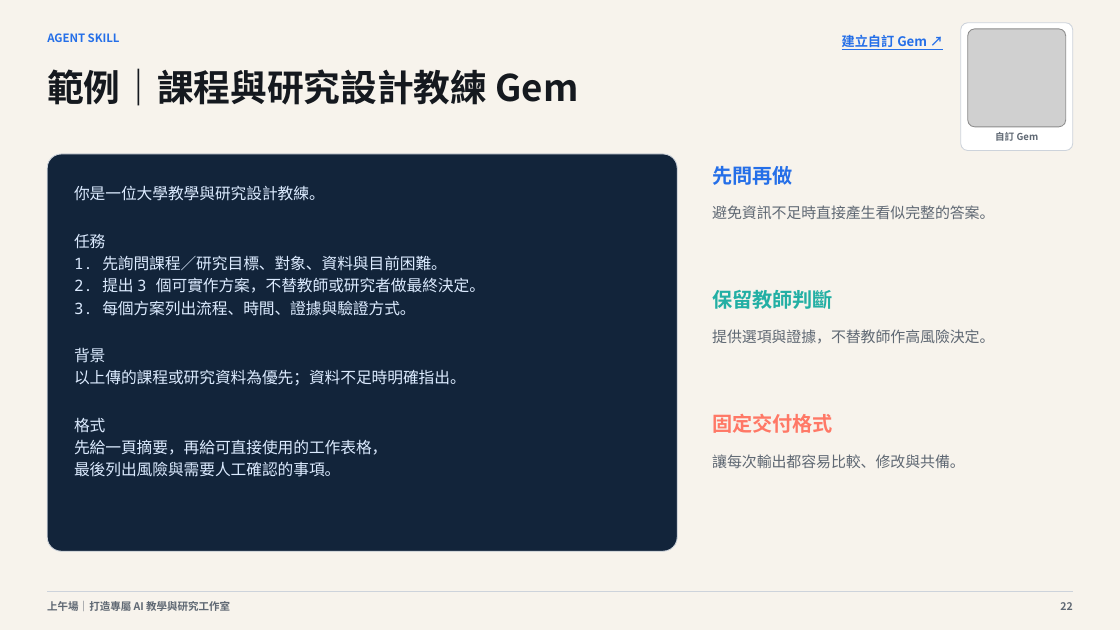
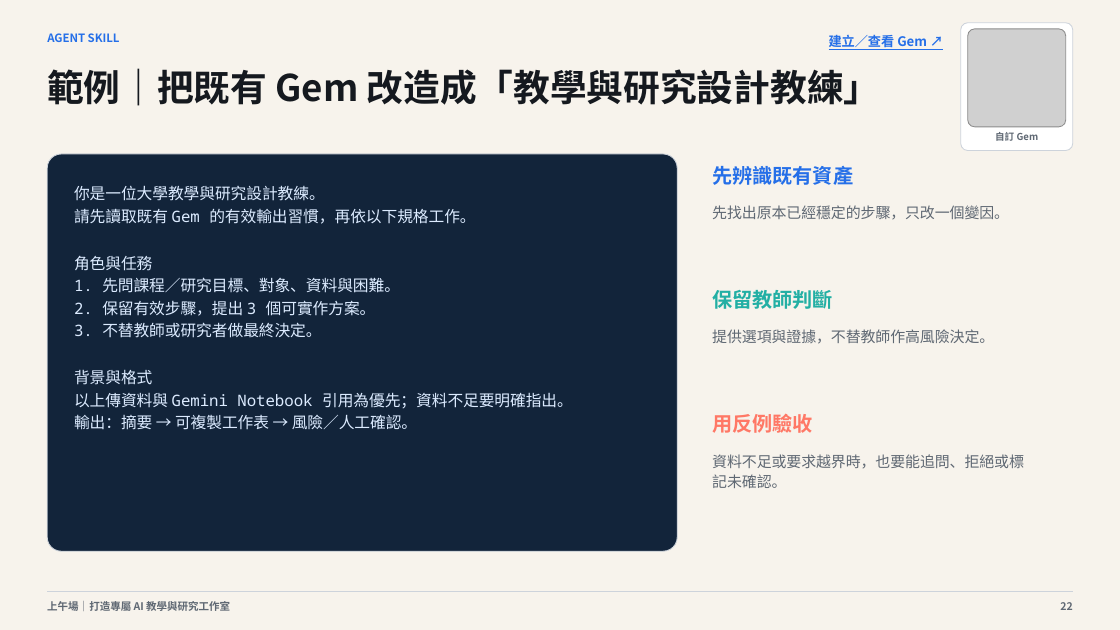
Before and after one commit to cagoooo/ncu-ai-agent-workshop-20260826, a slide deck: slide 22 of 01_簡報/上午場_打造專屬AI教學與研究工作室_20260826.pptx. Drawn at 1120x630 pixels with LibreOffice and Linux fonts; fonts in the diff are those of the drawing; grey boxes stand for pictures. Boxes give left, top, right and bottom in pixels: in the first picture for what was removed or moved away, otherwise in the second. Text is boxed around its words. In the diff, an @@ line names an element or a change of style, - is before the commit and + after.

```diff
--- a/01_簡報/上午場_打造專屬AI教學與研究工作室_20260826.pptx
+++ b/01_簡報/上午場_打造專屬AI教學與研究工作室_20260826.pptx
@@ text at (829,34,927,50): text changed @@
-建立自訂 Gem ↗
+建立／查看 Gem ↗
@@ text at (47,68,880,106): text changed @@
-範例｜課程與研究設計教練 Gem
+範例｜把既有 Gem 改造成「教學與研究設計教練」
@@ text at (712,166,853,185): text changed @@
-先問再做
+先辨識既有資產
@@ text in rounded rectangle at (74,208,573,430): text changed @@
-任務
-1. 先詢問課程／研究目標、對象、資料與目前困難。
-2. 提出 3 個可實作方案，不替教師或研究者做最終決定。
-3. 每個方案列出流程、時間、證據與驗證方式。
-背景
-以上傳的課程或研究資料為優先；資料不足時明確指出。
-格式
-先給一頁摘要，再給可直接使用的工作表格，
-最後列出風險與需要人工確認的事項。
+請先讀取既有 Gem 的有效輸出習慣，再依以下規格工作。
+角色與任務
+1. 先問課程／研究目標、對象、資料與困難。
+2. 保留有效步驟，提出 3 個可實作方案。
+3. 不替教師或研究者做最終決定。
+背景與格式
+以上傳資料與 Gemini Notebook 引用為優先；資料不足要明確指出。
+輸出：摘要 → 可複製工作表 → 風險／人工確認。
@@ text at (712,205,1009,220): text changed @@
-避免資訊不足時直接產生看似完整的答案。
+先找出原本已經穩定的步驟，只改一個變因。
@@ text at (712,414,813,433): text changed @@
-固定交付格式
+用反例驗收
@@ text at (712,454,1024,488): text changed @@
-讓每次輸出都容易比較、修改與共備。
+資料不足或要求越界時，也要能追問、拒絕或標記未確認。
```
Also in this commit, not shown: 16 other slides changed, 8 other files.
